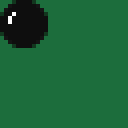
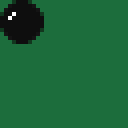
The second 128x128 image is a revision of the first. Changes to its layers:
painted on "ball" over 0, 0, 48, 48
